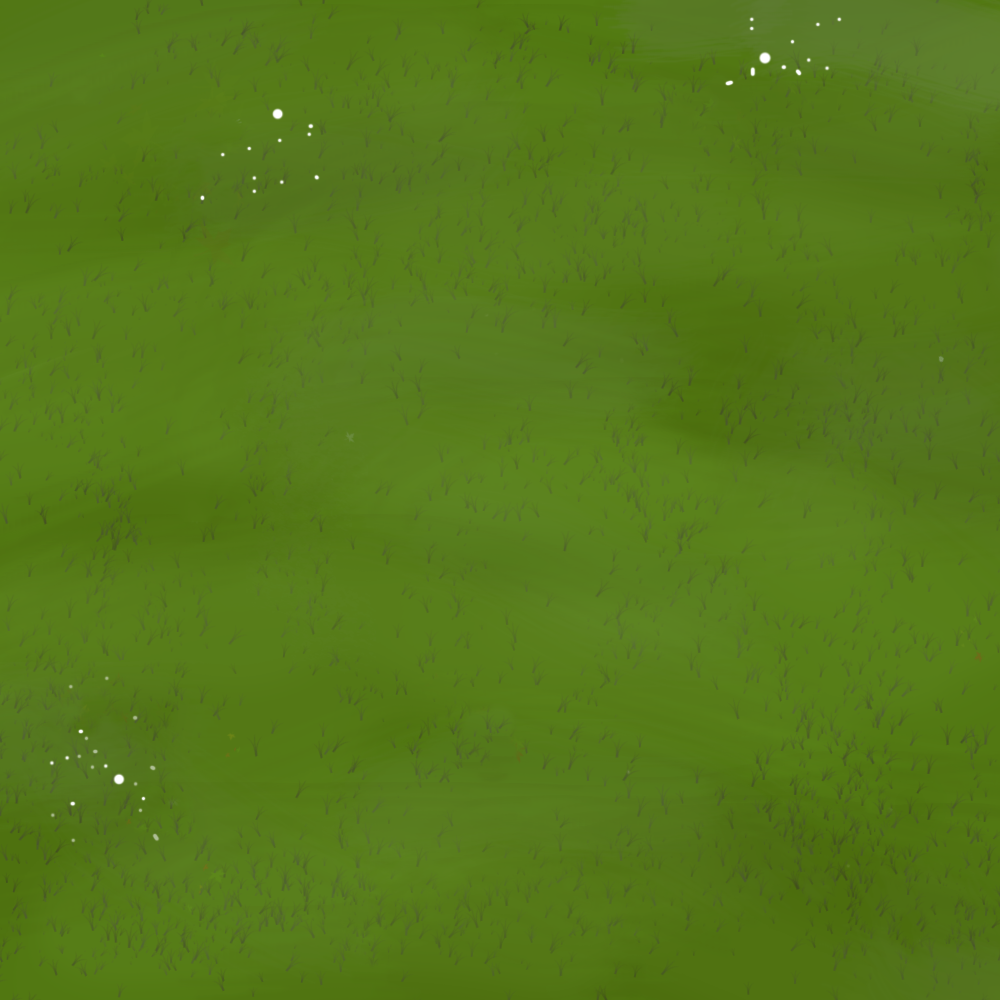
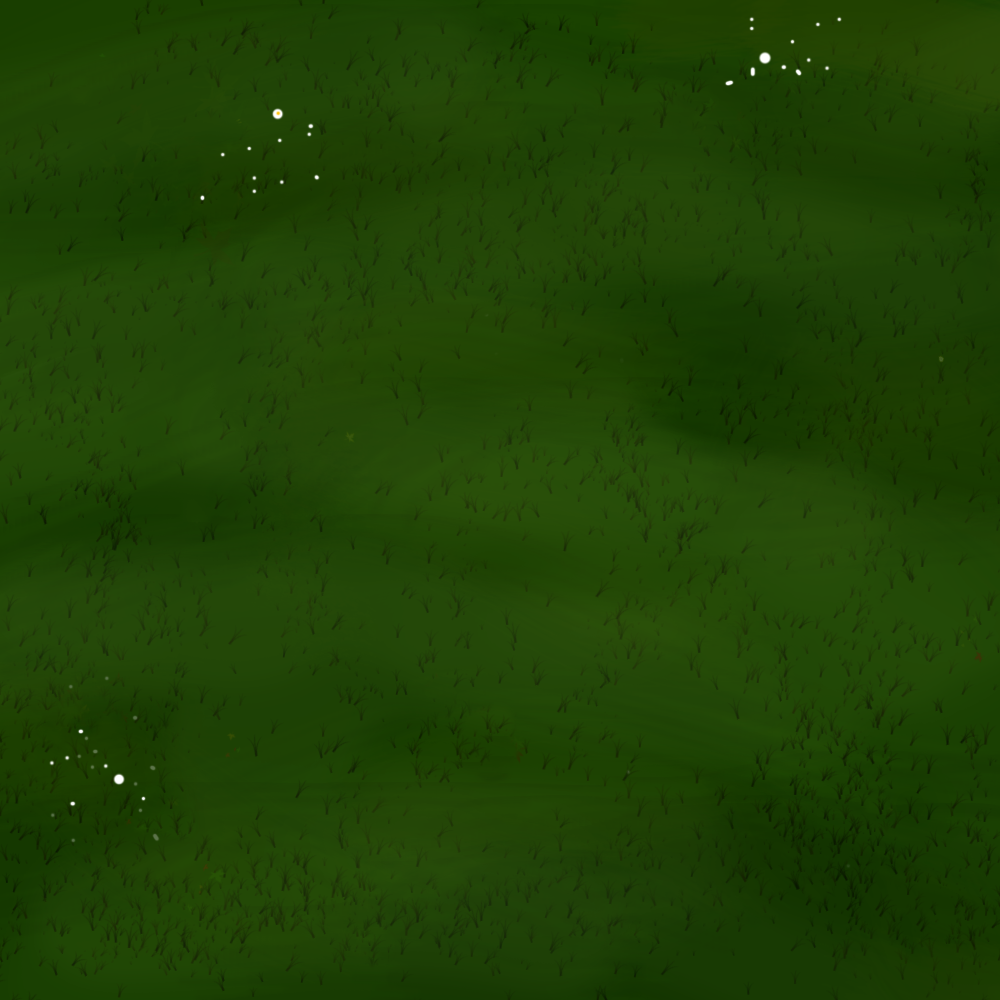
Comparing the layer stacks of the two (1000, 1000) images. Changes:
painted on "Warstwa 2" over <box>273,108,282,116</box>
"Warstwa 1": opacity 54% → 29% over <box>0,0,1000,1000</box>
